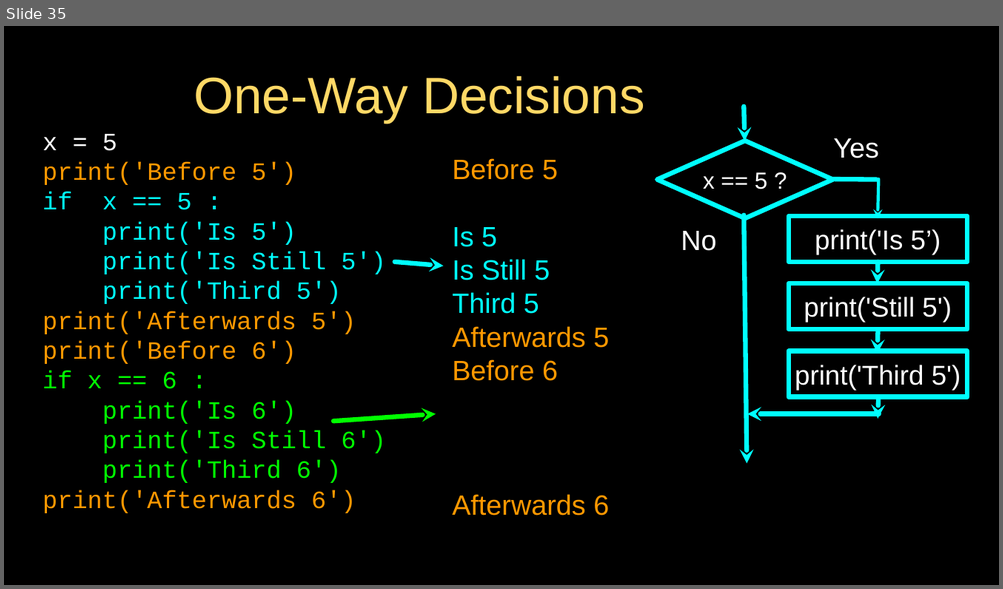
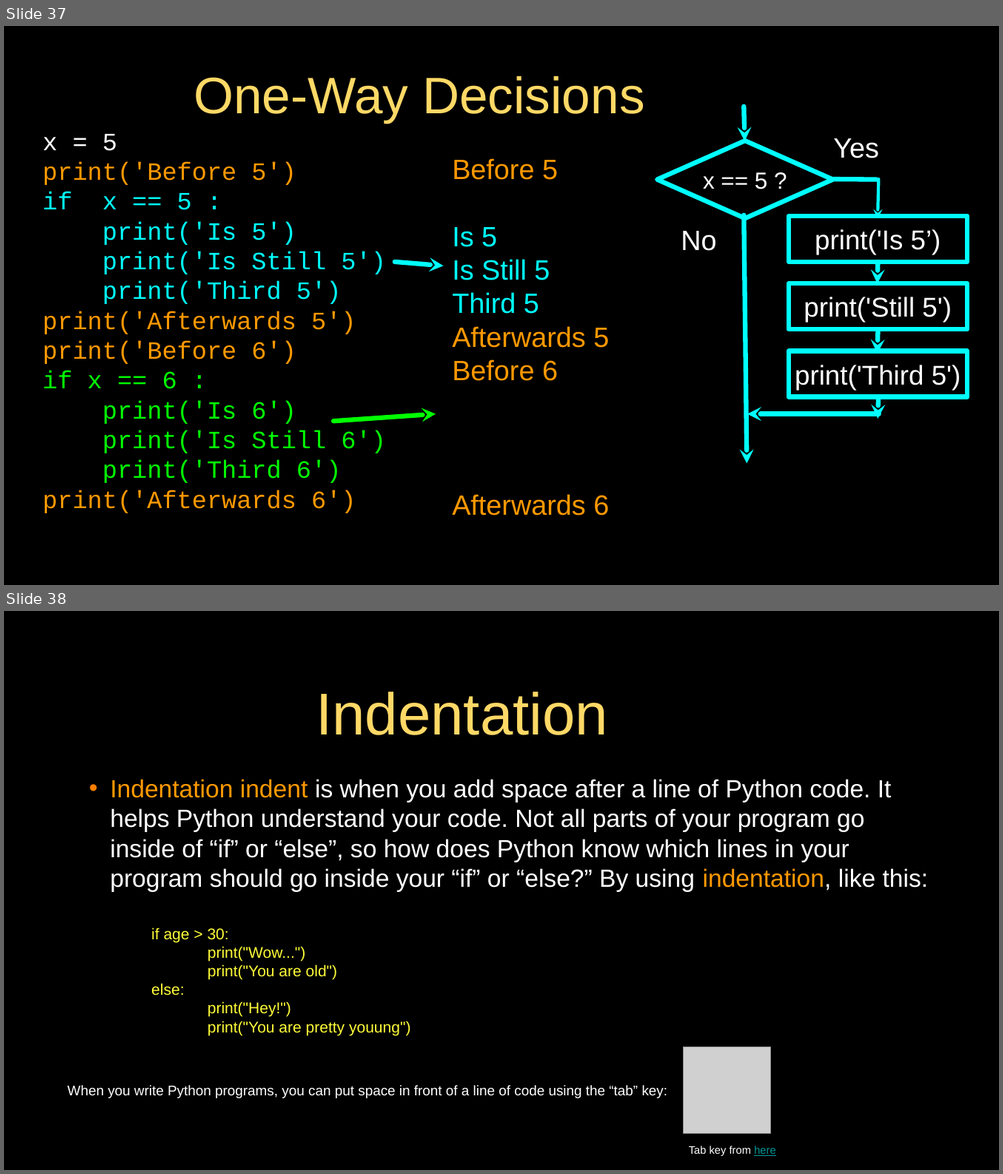
Before and after one commit to jeremypedersen/pythonlearn, a slide deck: slides/Pythonlearn-02-ExpressionsAndConditionals.pptx. Shown one above the other, each under a label of ours: slide 35 before the commit, slides 37 and 38 after it. The pictures are 1003x589 and 1003x1174 pixels, drawn with LibreOffice and Linux fonts; fonts in the diff are those of the drawing; grey boxes stand for pictures. Boxes give left, top, right and bottom in pixels: in the first picture for what was removed or moved away, otherwise in the second. Text is boxed around its words. In the diff, an @@ line names an element or a change of style, - is before the commit and + after.

```diff
--- a/slides/Pythonlearn-02-ExpressionsAndConditionals.pptx
+++ b/slides/Pythonlearn-02-ExpressionsAndConditionals.pptx
@@ slide 38 added at [4,611,999,1170], background #000000; not listed: 1 template element that a slide beside it also shows @@
@@ title added at [316,692,608,735], 76 pt, text #FFD966 @@
+Indentation
@@ text added at [110,779,928,892], 32 pt, text #FFFFFF @@
+• Indentation indent is when you add space after a line of Python code. It helps Python understand your code. Not all parts of your program go inside of “if” or “else”, so how does Python know which lines in your program should go inside your “if” or “else?” By using indentation, like this:
@@ text added at [151,928,410,1036], 20 pt, text #FFFD38 @@
+if age > 30:
+print("Wow...")
+print("You are old")
+else:
+print("Hey!")
+print("You are pretty youung")
@@ picture added at [683,1047,770,1134] @@
@@ text added at [68,1085,668,1099], 18 pt, text #FFFFFF @@
+When you write Python programs, you can put space in front of a line of code using the “tab” key:
@@ text added at [688,1146,775,1156], 14 pt, text #FFFFFF @@
+Tab key from here
@@ what was slide 35 is now slide 37 @@
```
Also in this commit, not shown: 7 slides changed, 4 other slides added, 12 slides removed, 2 other files.
